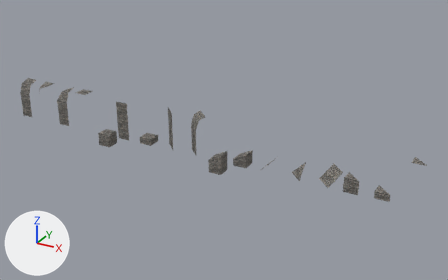
Renders of the glTF model world/dungeontiles/models/dungeontiles.glb from each side of a commit.
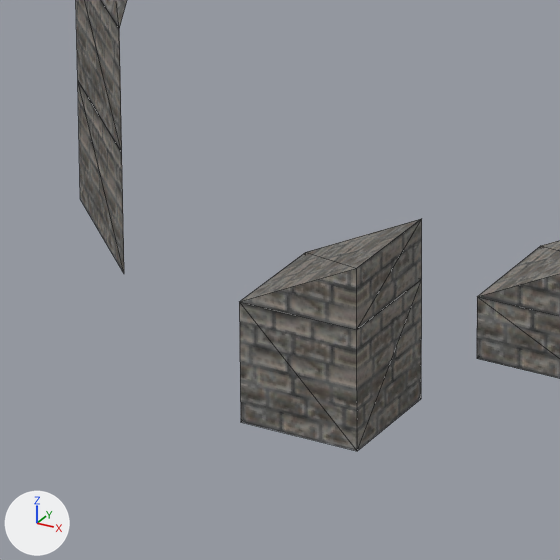
The first picture shows the older version from a camera (50 mm lens) standing at (33.3, -35.2, 19.1) and looking at (13.3, 1.3, 0.9). The close-ups show both versions on the part from 41% to 54% of the width and 46% to 67% of the height of that picture; other places that the commit changed are outside them. Every picture has the same lights, and +X, +Y and +Z are marked at lower left. The close-ups show mesh edges as thin lines. Vertices at the same position are counted once.

Names of what the first close-up shows: 'ramp-bottom-col', 'ramp-top-col', 'wall-diagonal-col'.
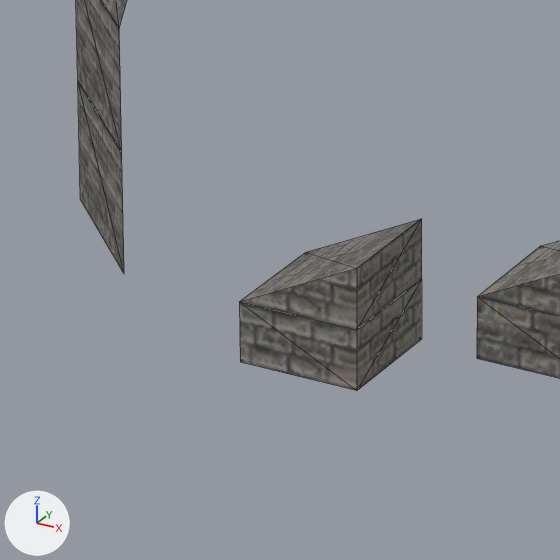
Location of each change, (x1, y1, x2, y2) in pixels of the close-ups (560 x 560 px; the box of a moved part takes in the faces that stretch with it):
'ramp-bottom-col', reshaped (26% shorter)
    before: (239, 219, 422, 451)
    after: (239, 219, 422, 391)
part 1 of me_plane_016, moved or reshaped
    before: (239, 279, 422, 451)
    after: (239, 279, 422, 391)

What the commit changed:
me_plane_016 is used by ob_ramp_bottom_col; location (13.5, 0.0, 0.0).
me_plane_016 had 10 vertices, 16 faces and spanned x -0.5..0.5, y -0.5..0.5, z -1.0..0.5.
me_plane_016 now has 10 vertices, 16 faces and spans x -0.5..0.5, y -0.5..0.5, z -0.5..0.5.
Part 1, on me_plane_016:
4 vertices are removed from x -0.5..0.5, y -0.5..0.5, z -1.0.
10 faces are deleted.
4 vertices are added at (-0.5, 0.5, -0.5), (0.5, 0.5, -0.5), (0.5, -0.5, -0.5), (-0.5, -0.5, -0.5).
10 new faces join them.
